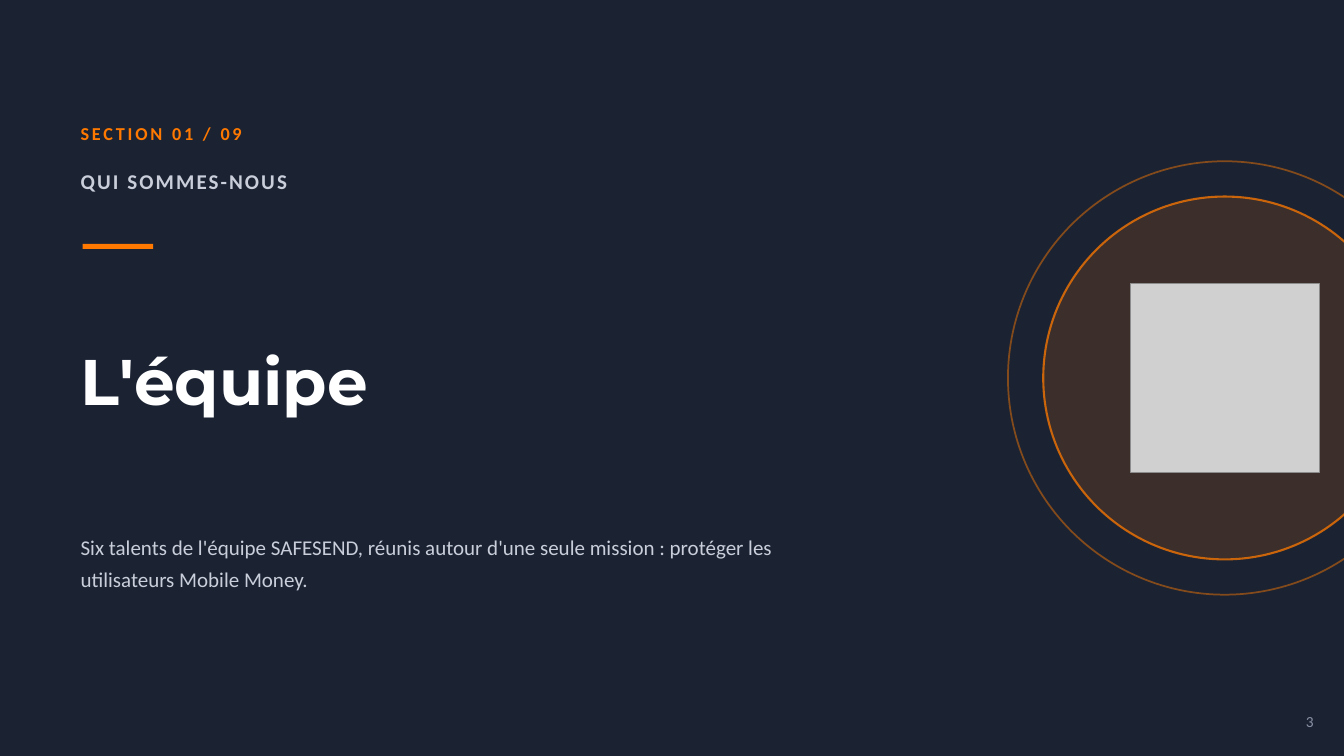
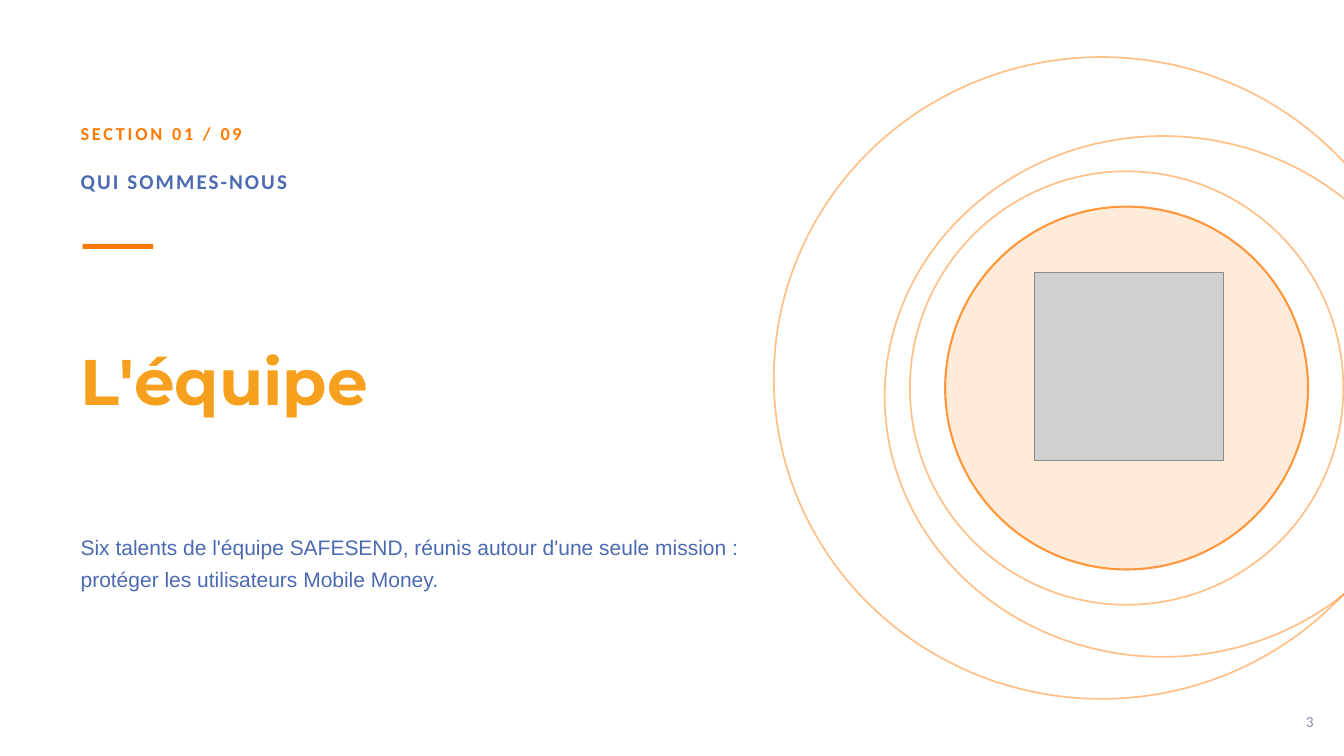
Before and after one commit to kwismo-support/Kwismo, a slide deck: slide 3 of cadrage/KWISMO_Presentation.pptx. Drawn at 1344x756 pixels with LibreOffice and Linux fonts; fonts in the diff are those of the drawing; grey boxes stand for pictures; background and template pictures are left out. Boxes give left, top, right and bottom in pixels: in the first picture for what was removed or moved away, otherwise in the second. Text is boxed around its words. In the diff, an @@ line names an element or a change of style, - is before the commit and + after.

```diff
--- a/cadrage/KWISMO_Presentation.pptx
+++ b/cadrage/KWISMO_Presentation.pptx
@@ background picture (left out) to #FFFFFF @@
@@ ellipse added at [774,57,1344,700], outline #FF7900 1.25 pt @@
@@ ellipse: place and size @@
-ellipse at [1008,161,1344,595]
+ellipse at [885,136,1344,657]
@@ text "QUI SOMMES-NOUS" at [81,175,119,192]: text colour #C9CEDA to #4C6AB1 @@
@@ ellipse added at [910,171,1344,605], outline #FF7900 1.25 pt @@
@@ ellipse: place and size @@
-ellipse at [1044,197,1344,560]
+ellipse at [946,207,1309,570]
@@ text "L'équipe" at [81,354,368,418]: text colour #FFFFFF to #F6A01E @@
@@ picture: place and size @@
-picture at [1130,283,1319,472]
+picture at [1035,272,1224,461]
@@ text "Six talents de l'équipe SAFESEND, ..." at [81,539,726,592]: font Calibri to Arial, text colour #C9CEDA to #4C6AB1 @@
```
Also in this commit, not shown: 24 other slides changed, 3 other files.
